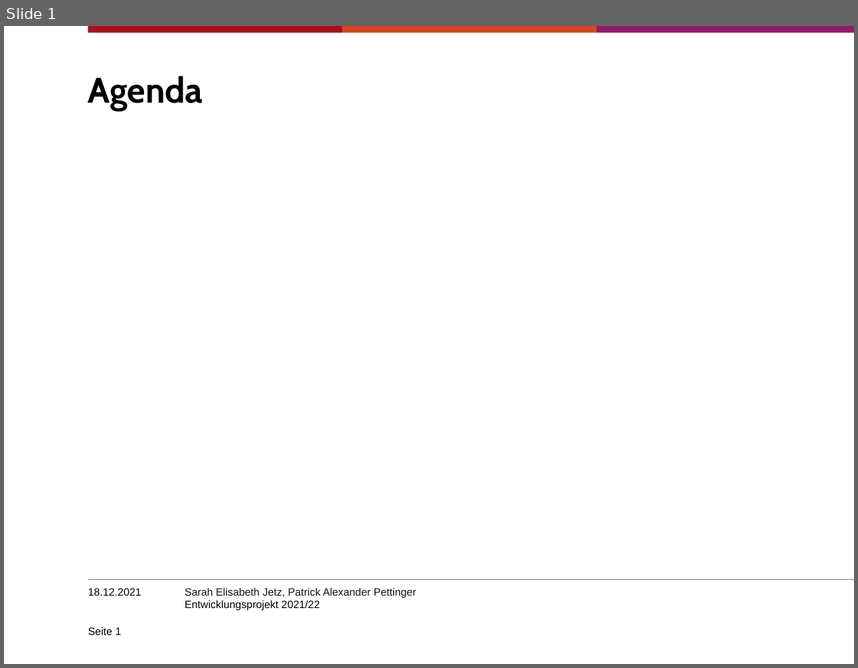
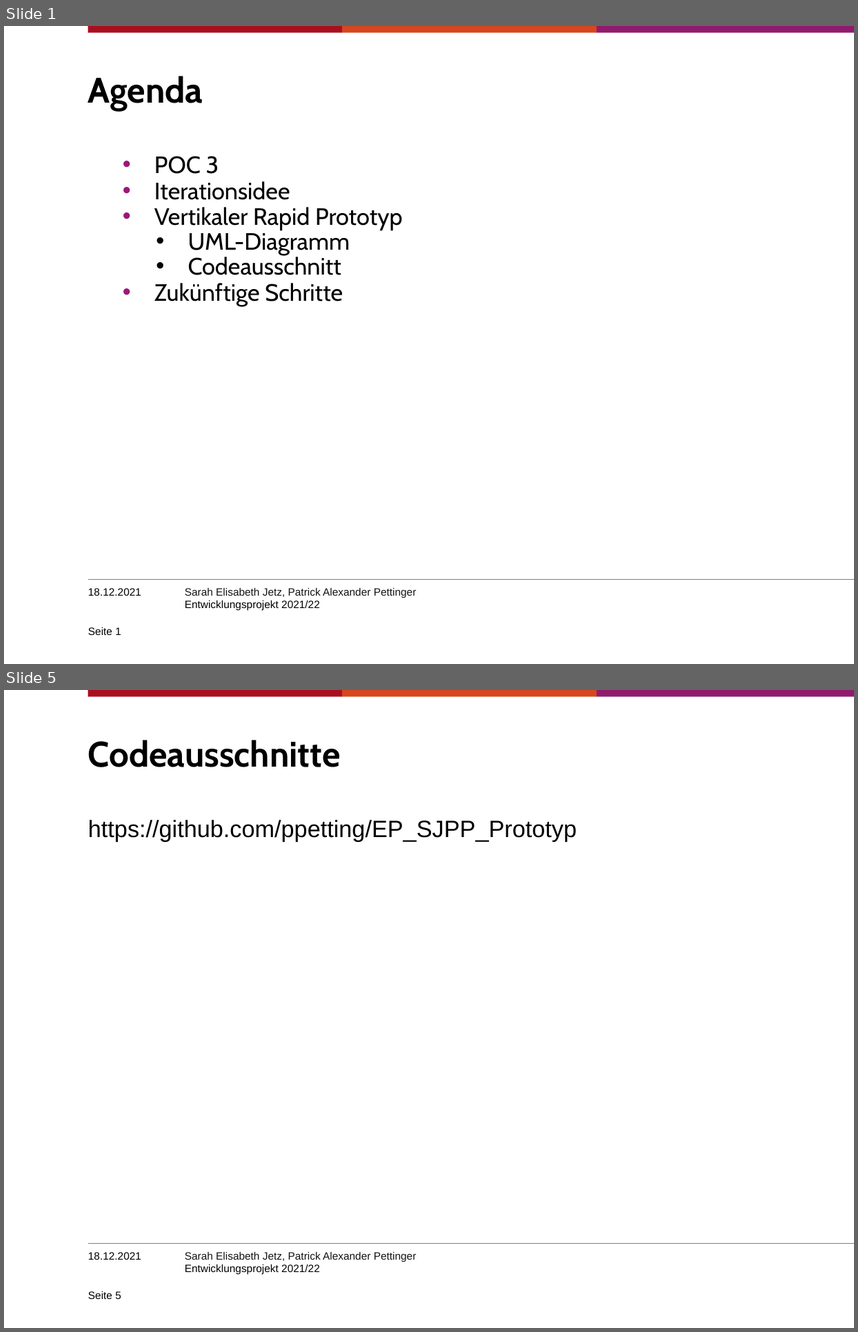
Before and after one commit to SJetz/EPWS2122JetzPettinger, a slide deck: Artefakte/Audit 3/Entwicklungsprojekt202122_PettingerJetz.pptx. Shown one above the other, each under a label of ours: slide 1 before the commit, slides 1 and 5 after it; the slides between them are not shown. The pictures are 858x668 and 858x1332 pixels, drawn with LibreOffice and Linux fonts; fonts in the diff are those of the drawing; background and template pictures are left out. Boxes give left, top, right and bottom in pixels: in the first picture for what was removed or moved away, otherwise in the second. Text is boxed around its words. In the diff, an @@ line names an element or a change of style, - is before the commit and + after.

```diff
--- a/Artefakte/Audit 3/Entwicklungsprojekt202122_PettingerJetz.pptx
+++ b/Artefakte/Audit 3/Entwicklungsprojekt202122_PettingerJetz.pptx
@@ slide 5 added at box(4, 690, 854, 1328), background #FFFFFF; not listed: 5 template elements that a slide beside it also shows @@
@@ title added at box(88, 740, 341, 767), 30 pt, text #000000, bold @@
+Codeausschnitte
@@ text added at box(88, 820, 577, 842), 20 pt, text #000000 @@
+https://github.com/ppetting/EP_SJPP_Prototyp
@@ text added at box(88, 1252, 141, 1259), 9 pt, text #000000 @@
+18.12.2021
@@ page number added at box(88, 1290, 121, 1299), 9 pt, text #000000 @@
+Seite 5
@@ slide 1 changed as well @@
@@ text added at box(154, 156, 403, 306), 20 pt, text #000000 @@
+      • POC 3
+      • Iterationsidee
+      • Vertikaler Rapid Prototyp
+        • UML-Diagramm
+        • Codeausschnitt
+      • Zukünftige Schritte
```
Also in this commit, not shown: 4 other slides added, 1 other file.
